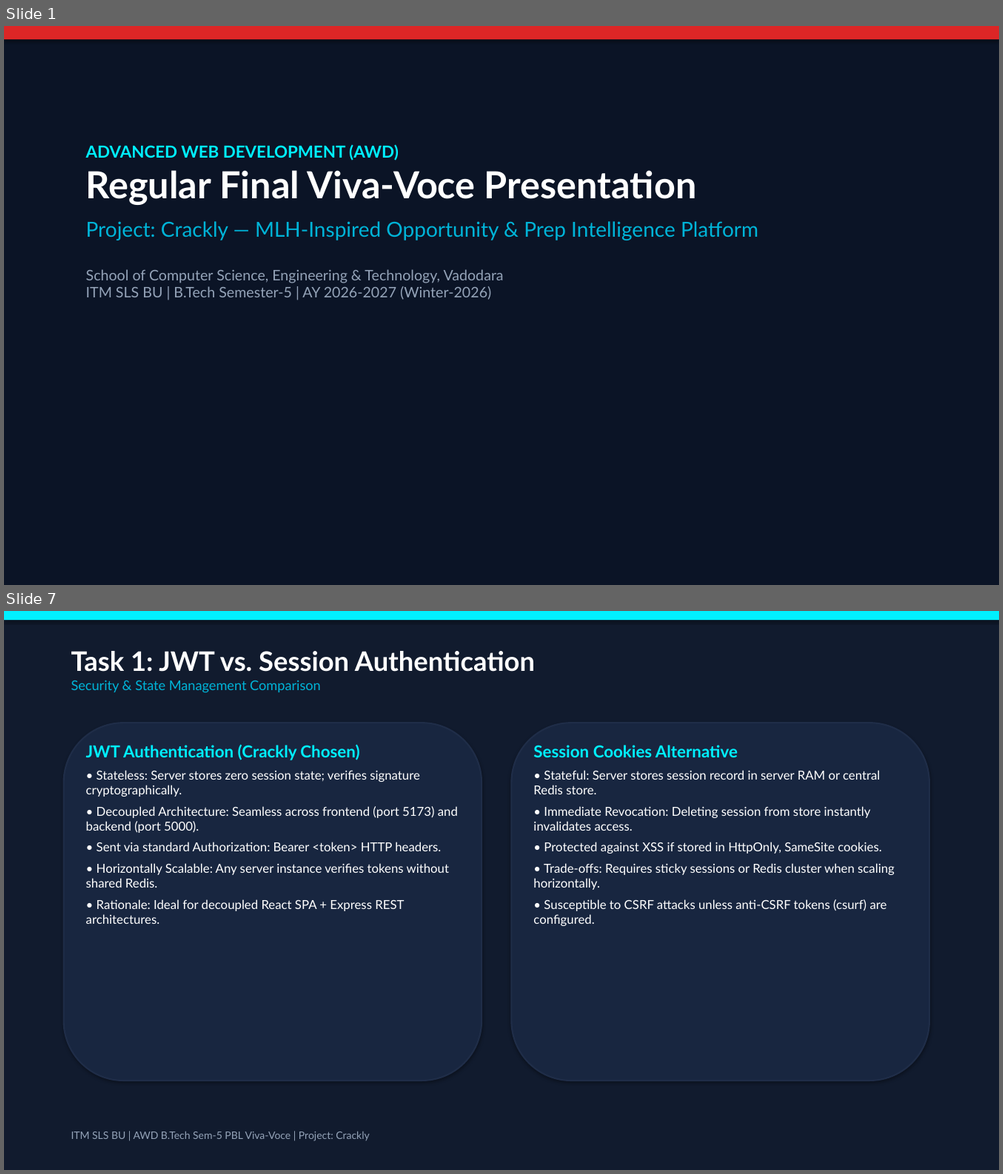
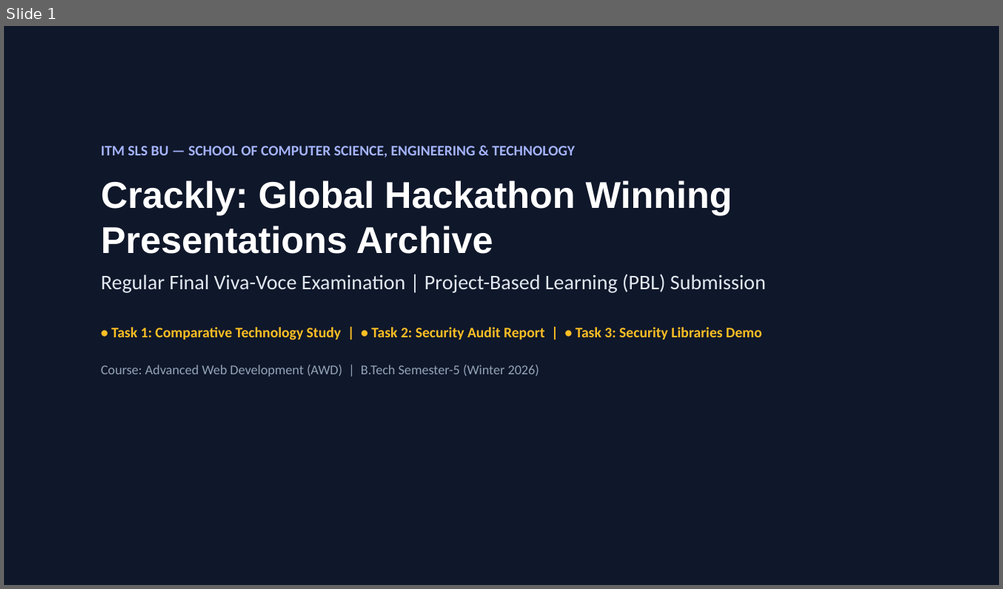
Before and after one commit to ToshalTrivedi/AWD_Project-, a slide deck: docs/AWD_Final_Viva_Presentation_Crackly.pptx. Shown one above the other, each under a label of ours: slides 1 and 7 before the commit, slide 1 after it; the slides between them are not shown. The pictures are 1003x1174 and 1003x589 pixels, drawn with LibreOffice and Linux fonts; fonts in the diff are those of the drawing. Boxes give left, top, right and bottom in pixels: in the first picture for what was removed or moved away, otherwise in the second. Text is boxed around its words. In the diff, an @@ line names an element or a change of style, - is before the commit and + after.

Commit message:
feat(crackly): streamline codebase, update brand favicon, and add AWD viva-voce deliverables (PPT, reports, test suite)

```diff
--- a/docs/AWD_Final_Viva_Presentation_Crackly.pptx
+++ b/docs/AWD_Final_Viva_Presentation_Crackly.pptx
@@ slide 7 removed at (4, 611, 999, 1170), background #FFFFFF @@
@@ rectangle removed at (4, 611, 999, 1170) @@
@@ rectangle removed at (4, 611, 999, 620) @@
@@ text removed at (71, 651, 535, 693) @@
-Task 1: JWT vs. Session Authentication
-Security & State Management Comparison
@@ rounded rectangle removed at (64, 723, 481, 1081) @@
@@ rounded rectangle removed at (512, 723, 929, 1081) @@
@@ text removed at (86, 744, 458, 924) @@
-JWT Authentication (Crackly Chosen)
-• Stateless: Server stores zero session state; verifies signature cryptographically.
-• Decoupled Architecture: Seamless across frontend (port 5173) and backend (port 5000).
-• Sent via standard Authorization: Bearer <token> HTTP headers.
-• Horizontally Scalable: Any server instance verifies tokens without shared Redis.
-• Rationale: Ideal for decoupled React SPA + Express REST architectures.
@@ text removed at (533, 745, 894, 926) @@
-Session Cookies Alternative
-• Stateful: Server stores session record in server RAM or central Redis store.
-• Immediate Revocation: Deleting session from store instantly invalidates access.
-• Protected against XSS if stored in HttpOnly, SameSite cookies.
-• Trade-offs: Requires sticky sessions or Redis cluster when scaling horizontally.
-• Susceptible to CSRF attacks unless anti-CSRF tokens (csurf) are configured.
@@ text removed at (71, 1131, 369, 1142) @@
-ITM SLS BU | AWD B.Tech Sem-5 PBL Viva-Voce | Project: Crackly
@@ slide 1 changed as well @@
@@ rectangle at (4, 26, 999, 585): fill #0B1426 to #0F172A @@
@@ rectangle removed at (4, 26, 999, 39) @@
@@ text at (101, 146, 765, 377): text changed; font Lato to Calibri; text colour #94A3B8 to #FBBF24; bold on @@
-ADVANCED WEB DEVELOPMENT (AWD)
-Regular Final Viva-Voce Presentation
-Project: Crackly — MLH-Inspired Opportunity & Prep Intelligence Platform
-School of Computer Science, Engineering & Technology, Vadodara
-ITM SLS BU | B.Tech Semester-5 | AY 2026-2027 (Winter-2026)
+ITM SLS BU — SCHOOL OF COMPUTER SCIENCE, ENGINEERING & TECHNOLOGY
+Crackly: Global Hackathon Winning Presentations Archive
+Regular Final Viva-Voce Examination | Project-Based Learning (PBL) Submission
+• Task 1: Comparative Technology Study | • Task 2: Security Audit Report | • Task 3: Security Libraries Demo
+Course: Advanced Web Development (AWD) | B.Tech Semester-5 (Winter 2026)
```
Also in this commit, not shown: 9 slides added, 11 other slides removed, 49 other files.
